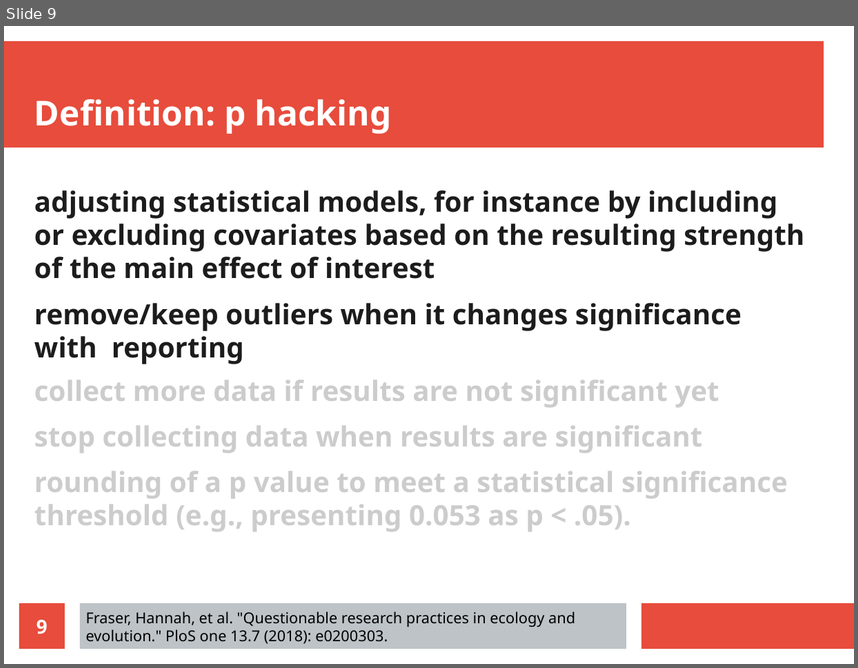
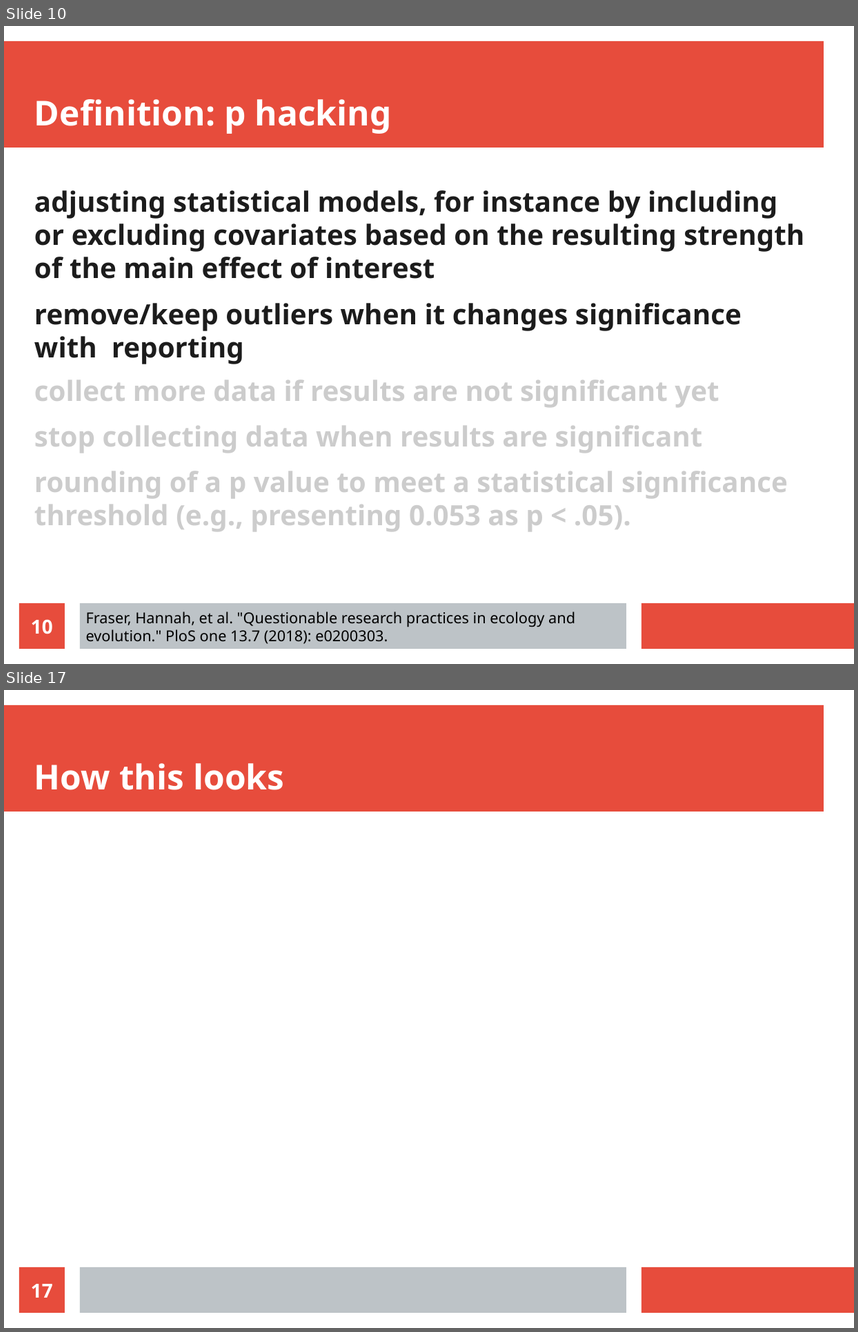
Before and after one commit to richelbilderbeek/open_science_presentation_20211111, a slide deck: open_science_presentation_20211111.odp. Shown one above the other, each under a label of ours: slide 9 before the commit, slides 10 and 17 after it; the slides between them are not shown. The pictures are 858x668 and 858x1332 pixels, drawn with LibreOffice and Linux fonts; fonts in the diff are those of the drawing. Boxes give left, top, right and bottom in pixels: in the first picture for what was removed or moved away, otherwise in the second. Text is boxed around its words. In the diff, an @@ line names an element or a change of style, - is before the commit and + after.

```diff
--- a/open_science_presentation_20211111.odp
+++ b/open_science_presentation_20211111.odp
@@ slide 17 added at <box>4,690,854,1328</box>, background #FFFFFF; not listed: 3 template elements that a slide beside it also shows @@
@@ title added at <box>34,763,284,790</box>, 32 pt, text #FFFFFF, bold @@
+How this looks
@@ page number added at <box>19,1267,65,1312</box>, fill #E74C3C, 18 pt, text #FFFFFF, bold @@
+17
@@ what was slide 9 is now slide 10 @@
@@ page number at <box>31,619,53,634</box>: text changed @@
-9
+10
```
Also in this commit, not shown: 4 slides changed, 10 other slides added, 4 other files.
